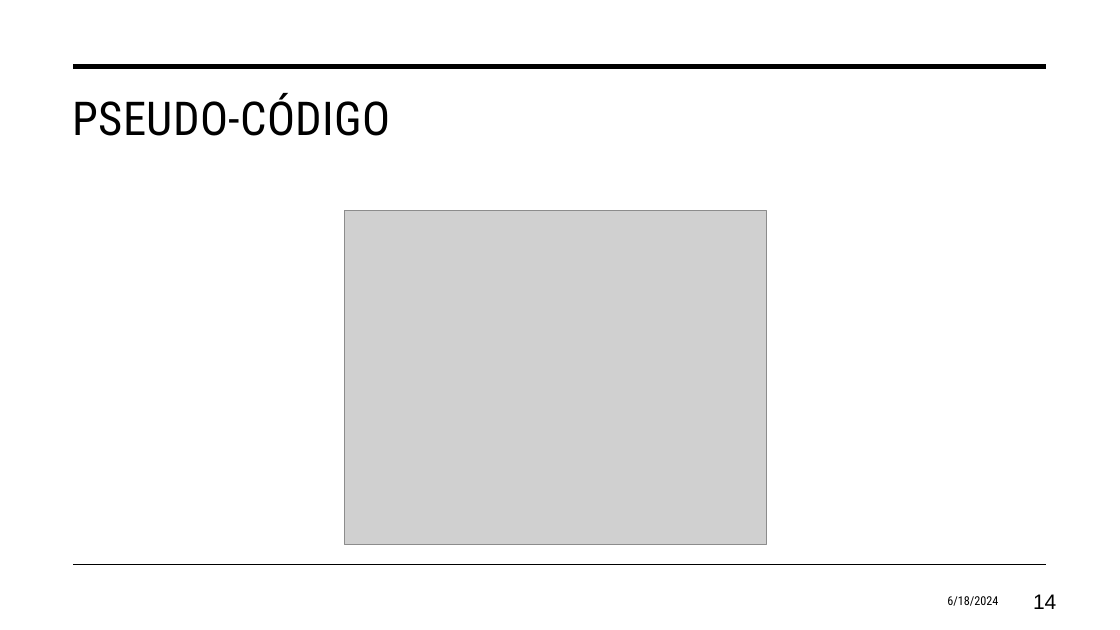
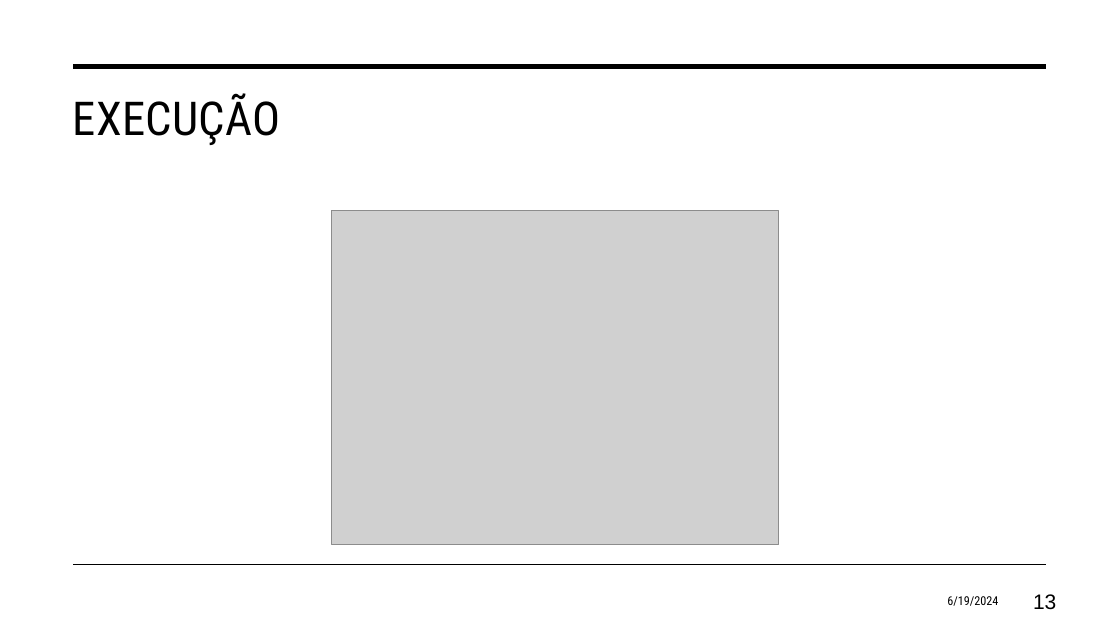
Before and after one commit to eduardosavian/critical-path, a slide deck: slide 13 of Presentation.pptx (slide 14 before the commit). Drawn at 1120x630 pixels with LibreOffice and Linux fonts; fonts in the diff are those of the drawing; grey boxes stand for pictures. Boxes give left, top, right and bottom in pixels: in the first picture for what was removed or moved away, otherwise in the second. Text is boxed around its words. In the diff, an @@ line names an element or a change of style, - is before the commit and + after.

```diff
--- a/Presentation.pptx
+++ b/Presentation.pptx
@@ title at [73,93,281,145]: text changed @@
-PSEUDO-CÓDIGO
+EXECUÇÃO
@@ picture: place and size @@
-picture at [344,211,767,545]
+picture at [332,211,779,545]
@@ text at [947,596,998,606]: text changed @@
-6/18/2024
+6/19/2024
@@ page number at [1033,594,1056,610]: text changed @@
-14
+13
```
Also in this commit, not shown: 12 other slides changed, 3 slides added, 4 slides removed, 3 other files.
